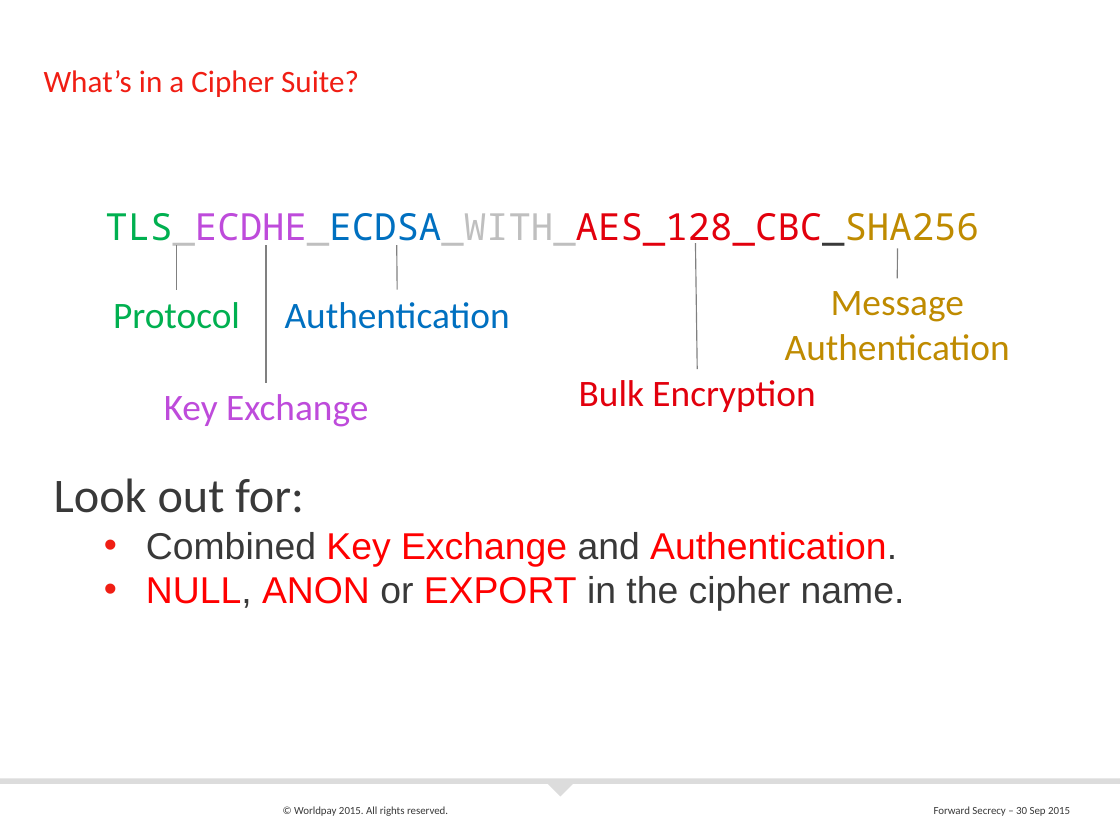
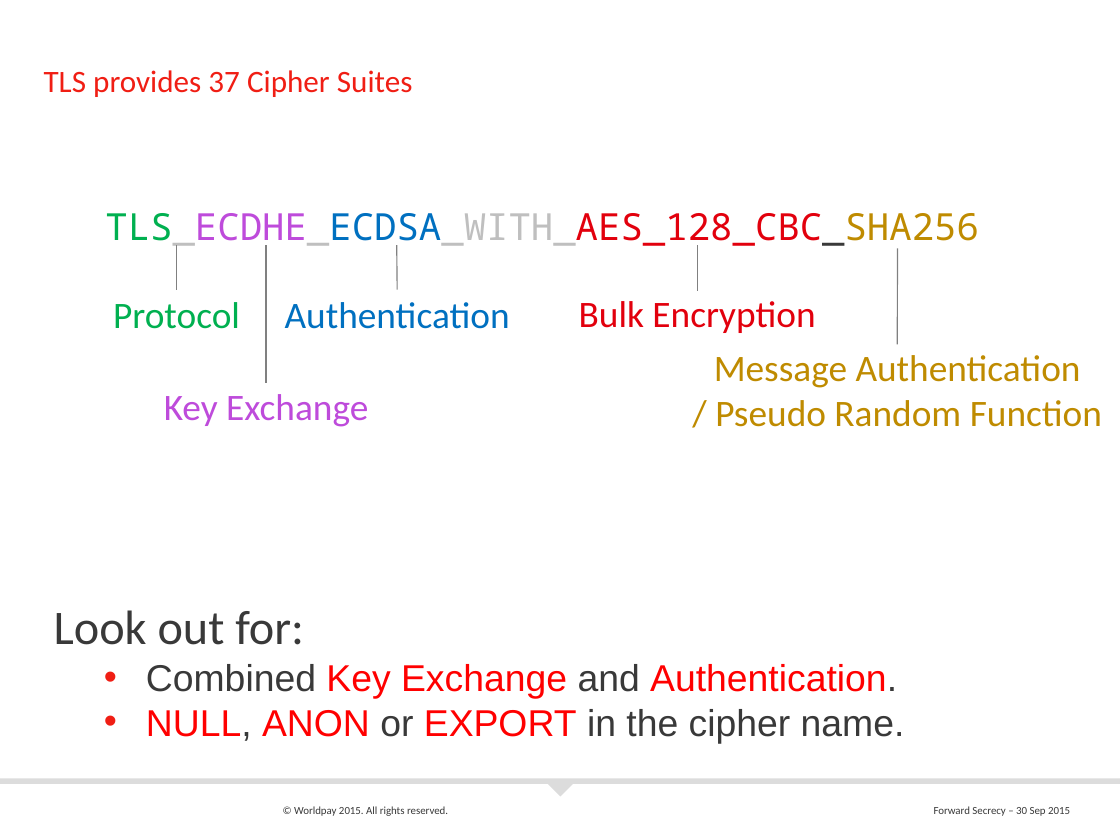
Before and after one commit to andybrodie/fsdemoapp, a slide deck: slide 19 of docs/Forward Secrecy in Java.pptx (slide 27 before the commit). Drawn at 1120x840 pixels with LibreOffice and Linux fonts; fonts in the diff are those of the drawing; background and template pictures are left out. Boxes give left, top, right and bottom in pixels: in the first picture for what was removed or moved away, otherwise in the second. Text is boxed around its words. In the diff, an @@ line names an element or a change of style, - is before the commit and + after.

```diff
--- a/docs/Forward Secrecy in Java.pptx
+++ b/docs/Forward Secrecy in Java.pptx
@@ title at box(44, 70, 413, 97): text changed @@
-What’s in a Cipher Suite?
+TLS provides 37 Cipher Suites
@@ line moved from (698, 370) - (696, 243) to (698, 290) - (698, 245) @@
@@ line moved from (897, 279) - (897, 249) to (897, 345) - (897, 249) @@
@@ text "Bulk Encryption": place and size @@
-text "Bulk Encryption" at box(579, 380, 815, 412)
+text "Bulk Encryption" at box(579, 301, 815, 333)
@@ text "Message Authentication": place and size @@
-text "Message Authentication" at box(785, 291, 1010, 361)
+text "Message Authentication" at box(714, 355, 1102, 427)
@@ text at box(715, 400, 1102, 427): paragraph added @@
+/ Pseudo Random Function
@@ text "Look out for:": place and size @@
-text "Look out for:" at box(54, 478, 905, 611)
+text "Look out for:" at box(54, 610, 905, 743)
```
Also in this commit, not shown: 7 other slides changed, 2 slides added, 4 slides removed.
